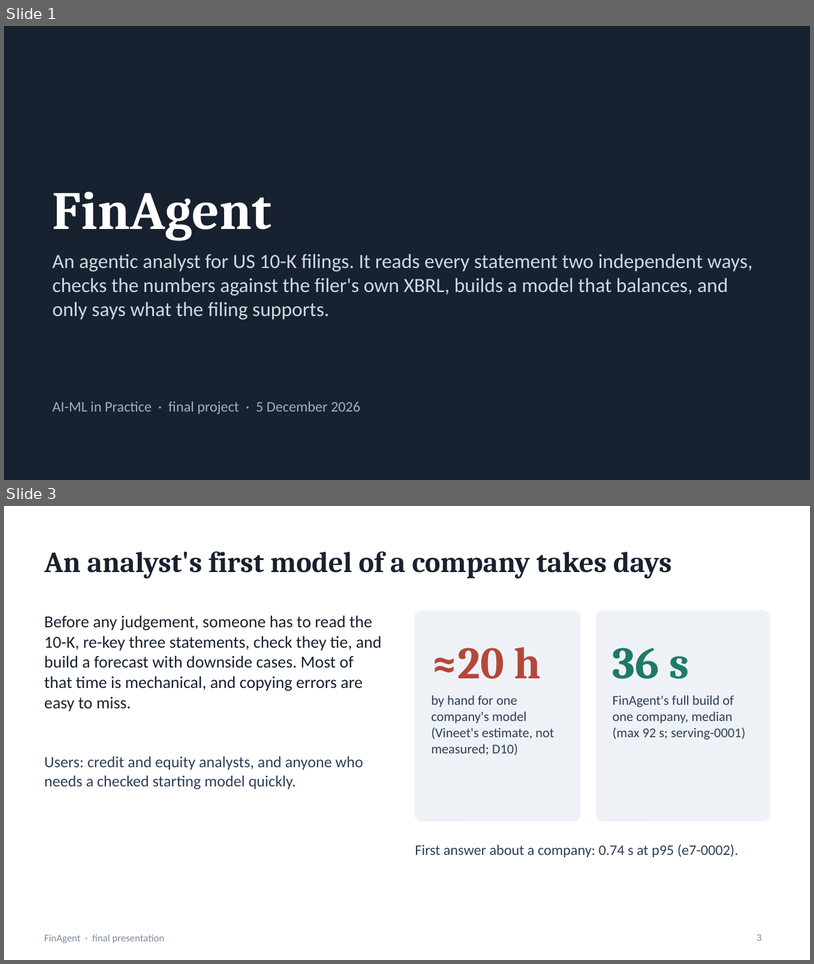
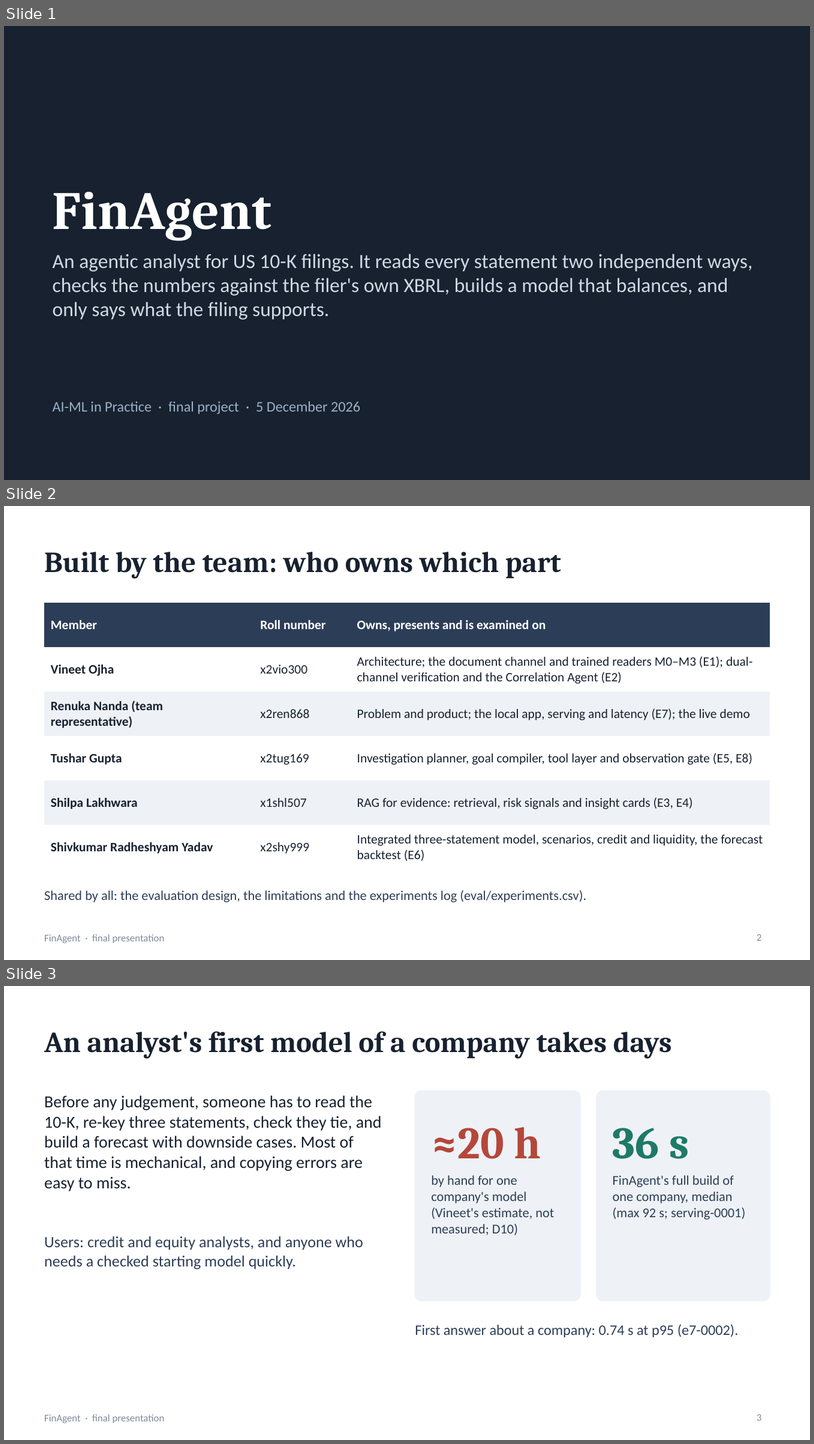
Before and after one commit to vojha95/finagent, a slide deck: docs/FinAgent_deck.pptx. Shown one above the other, each under a label of ours: slides 1 and 3 before the commit, slides 1, 2 and 3 after it; the slides between them are not shown. The pictures are 814x964 and 814x1444 pixels, drawn with LibreOffice and Linux fonts; fonts in the diff are those of the drawing. Boxes give left, top, right and bottom in pixels: in the first picture for what was removed or moved away, otherwise in the second. Text is boxed around its words. In the diff, an @@ line names an element or a change of style, - is before the commit and + after.

Commit message:
Deck: team slide up front (five members, roll numbers, the part each owns and is examined on); 17 main slides sized for the 20-minute slot, 7 backup slides; agenda dropped

```diff
--- a/docs/FinAgent_deck.pptx
+++ b/docs/FinAgent_deck.pptx
@@ slide 2 added at (4, 506, 810, 960), background #FFFFFF; not listed: 1 template element that a slide beside it also shows @@
@@ title added at (44, 552, 561, 578), 26 pt, text #17212F, bold @@
+Built by the team: who owns which part
@@ table added at (44, 603, 770, 863), 6 rows, 3 columns @@
+Member | Roll number | Owns, presents and is examined on
+Vineet Ojha | x2vio300 | Architecture; the document channel and trained readers M0–M3 (E1); dual-channel verification and the Correlation Agent (E2)
+Renuka Nanda (team representative) | x2ren868 | Problem and product; the local app, serving and latency (E7); the live demo
+Tushar Gupta | x2tug169 | Investigation planner, goal compiler, tool layer and observation gate (E5, E8)
+Shilpa Lakhwara | x1shl507 | RAG for evidence: retrieval, risk signals and insight cards (E3, E4)
+Shivkumar Radheshyam Yadav | x2shy999 | Integrated three-statement model, scenarios, credit and liquidity, the forecast backtest (E6)
@@ text added at (44, 890, 587, 902), 12 pt, text #2C3E57 @@
+Shared by all: the evaluation design, the limitations and the experiments log (eval/experiments.csv).
@@ page number added at (757, 934, 762, 940), 9 pt, text #7D8A9C @@
+2
```
Also in this commit, not shown: 4 slides changed, 1 other slide added, 1 slide removed, 1 other file.
